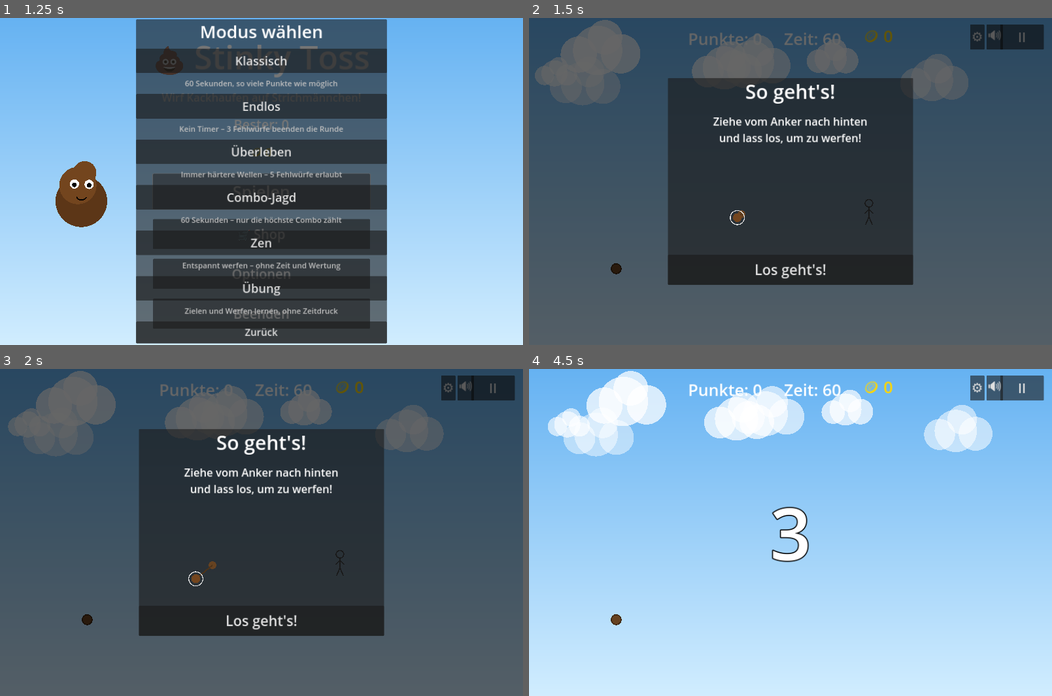
Above: before the commit, frames 1-4 (two rows, left to right).
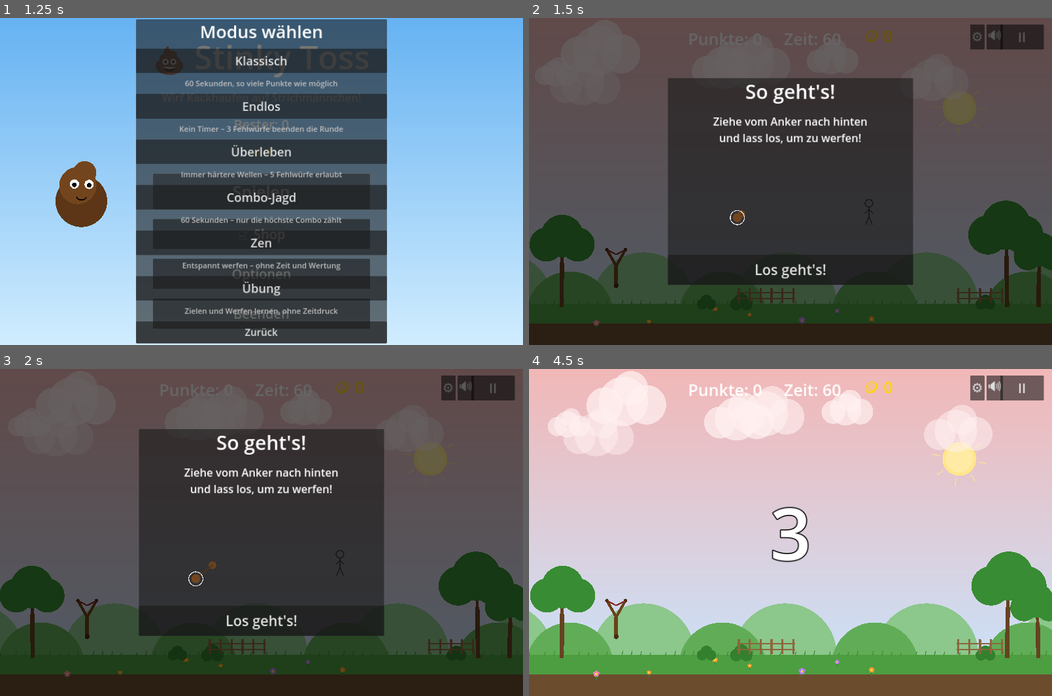
Above: after the commit, the same moments.

Repository: vCodeAI193/MrPoopsFace
Game: Godot game, scene res://scenes/MainMenu.tscn
Same seed, same stepped clock (60 frames per second), same inputs: the game is played once before the commit and once after it.
Inputs:
- Up to frame 1 (1.25 s): click "Spielen" at 0.5 s
- Up to frame 2 (1.5 s): click "Klassisch" at 1.25 s
- Up to frame 3 (2 s): no input
- Up to frame 4 (4.5 s): click "II" at 2 s; click "🔊" at 2.75 s; click "⚙" at 3.5 s; click "Los geht's!" at 4.25 s

Frame 1 is identical in both runs. In frame 2, 52% of the frame differs, in the area x 0-100%, y 0-100%; in frame 3, 52%; in frame 4, 94%.

Commit message:
Add graphics polish: landscape, real slingshot, shadows, daytime moods (F063/F065/F071/F150/F153)
The game previously played on a bare sky gradient with an invisible floor.
All additions stay procedural (_draw), no external assets:

- F065: Visible ground - grass strip with dirt layer and ~48 grass blades
  along the edge, plus two depth layers of hill silhouettes
- F071: Decoration layer randomized per round: 7 flowers (5-petal + yellow
  center), 3 bushes, 2 wooden fences - all drawn behind the Maennchen
- F153: Three trees at the screen edges with wind-swaying crowns (trunk
  follows the sway)
- F063: Random daytime mood per round (Morgen/Tag/Abend) - recolors the sky
  gradient at runtime, tints hills/grass/clouds, and draws a sun with a
  slowly rotating ray crown (low orange sun in the evening)
- F150: The slingshot is now a real wooden Y-fork with two rubber bands
  running to a leather pad at the drag position; bands hang slack when idle
  and the fork trembles proportionally to draw tension while aiming
- Maennchen get a soft shadow ellipse at their feet, drawn on the Area2D so
  it stays grounded when the body tips over, and it shrinks with jump height

Co-Authored-By: Claude Fable 5 <noreply@anthropic.com>
Claude-Session: https://claude.ai/code/session_01Y4LgaJYXTrxRBXMj8yC8ci

Diff:
--- a/scripts/Maennchen.gd
+++ b/scripts/Maennchen.gd
@@ -73,10 +73,11 @@
 	elif position.x > view_width - 80.0 and _direction > 0:
 		_direction = -1
 
-	# Sprungbewegung (F022)
+	# Sprungbewegung (F022); Schatten schrumpft mit der Höhe → neu zeichnen
 	if jump_height > 0.0:
 		_jump_phase += delta * 2.8
 		position.y = _base_y - abs(sin(_jump_phase)) * jump_height
+		queue_redraw()
 
 	# Zzz-Effekt beim Schlafen (F032)
 	if sleeping:
@@ -94,6 +95,16 @@
 				break
 
 	_body.queue_redraw()
+
+
+## Schatten an den Füßen; bleibt beim Springen am Boden und schrumpft
+## mit der Höhe. Zeichnet auf dem Area2D selbst, damit er beim Umfallen
+## der Figur (nur _body rotiert) liegen bleibt.
+func _draw() -> void:
+	var jump_offset: float = maxf(_base_y - position.y, 0.0)
+	var shrink: float = clampf(1.0 - jump_offset / 260.0, 0.4, 1.0)
+	draw_set_transform(Vector2(0, 58.0 + jump_offset), 0.0, Vector2(shrink, 0.3 * shrink))
+	draw_circle(Vector2.ZERO, 30.0, Color(0, 0, 0, 0.16))
 
 
 ## Wird aufgerufen, wenn ein Körper (der Kackhaufen) das Männchen berührt.
--- a/scripts/Main.gd
+++ b/scripts/Main.gd
@@ -61,6 +61,31 @@
 # F075 – Animierte Wolken
 var _clouds: Array = []
 
+# F063 – Tageszeit-Stimmungen: Himmel, Sonne und Farb-Tint pro Runde
+const DAYTIMES: Dictionary = {
+	"morgen": {
+		"sky_top": Color(0.95, 0.72, 0.72), "sky_bottom": Color(0.78, 0.9, 1.0),
+		"sun": Color(1.0, 0.9, 0.55), "sun_pos": Vector2(1580, 330),
+		"green": 1.0, "cloud": Color(1.0, 0.94, 0.94),
+	},
+	"tag": {
+		"sky_top": Color(0.4, 0.7, 0.95), "sky_bottom": Color(0.82, 0.93, 1.0),
+		"sun": Color(1.0, 0.95, 0.4), "sun_pos": Vector2(1620, 210),
+		"green": 1.0, "cloud": Color(1.0, 1.0, 1.0),
+	},
+	"abend": {
+		"sky_top": Color(0.9, 0.5, 0.28), "sky_bottom": Color(0.6, 0.4, 0.62),
+		"sun": Color(1.0, 0.45, 0.2), "sun_pos": Vector2(1560, 480),
+		"green": 0.78, "cloud": Color(1.0, 0.82, 0.78),
+	},
+}
+var _daytime: String = "tag"
+var _sun_phase: float = 0.0
+
+# F065/F071/F153 – Landschafts-Deko und Bäume
+var _decorations: Array = []
+var _trees: Array = []
+
 # F123 – Toast-Benachrichtigungen
 var _toast_label: Label
 var _toast_tween: Tween
@@ -132,6 +157,11 @@
 	# Wolken initialisieren (F075)
 	_init_clouds()
 
+	# Tageszeit würfeln und Himmel umfärben (F063); Landschaft aufbauen (F065/F071/F153)
+	_daytime = DAYTIMES.keys()[randi() % DAYTIMES.size()]
+	_apply_daytime_sky()
+	_init_scenery()
+
 	# Toast-Label für Benachrichtigungen erstellen (F123)
 	_toast_label = Label.new()
 	_toast_label.visible = false
@@ -202,6 +232,11 @@
 		if cloud["pos"].x > 2200:
 			cloud["pos"].x = -280
 			cloud["pos"].y = randf_range(70, 330)
+
+	# Sonnenstrahlen rotieren (F063) und Bäume schwanken lassen (F153)
+	_sun_phase += delta * 0.3
+	for tree in _trees:
+		tree["phase"] += delta * 1.3
 	queue_redraw()
 
 	# Combo-Fortschrittsbalken aktualisieren (F119)
@@ -581,21 +616,153 @@
 		})
 
 
-## Zeichnet alle Wolken hinter der Spielszene (F075).
+## Färbt den Himmel-Gradient passend zur Tageszeit um (F063).
+func _apply_daytime_sky() -> void:
+	var day: Dictionary = DAYTIMES[_daytime]
+	var sky: TextureRect = $BackgroundLayer/Sky
+	var tex: GradientTexture2D = sky.texture
+	if tex and tex.gradient:
+		tex.gradient.set_color(0, day["sky_top"])
+		tex.gradient.set_color(1, day["sky_bottom"])
+
+
+## Würfelt Blumen, Büsche, Zaunstücke und Bäume für die Landschaft (F065/F071/F153).
+func _init_scenery() -> void:
+	const FLOWER_COLORS: Array = [
+		Color(0.95, 0.5, 0.7), Color(1.0, 1.0, 1.0), Color(0.95, 0.6, 0.2),
+		Color(0.7, 0.5, 0.95),
+	]
+	for i in 7:
+		_decorations.append({
+			"type": "flower",
+			"pos": Vector2(randf_range(80, 1850), randf_range(1065, 1130)),
+			"color": FLOWER_COLORS[randi() % FLOWER_COLORS.size()],
+			"size": randf_range(8.0, 13.0),
+		})
+	for i in 3:
+		_decorations.append({
+			"type": "bush",
+			"pos": Vector2(randf_range(150, 1800), 1050.0),
+			"size": randf_range(30.0, 52.0),
+		})
+	_decorations.append({"type": "fence", "pos": Vector2(randf_range(560, 860), 1046.0), "size": 200.0})
+	_decorations.append({"type": "fence", "pos": Vector2(randf_range(1250, 1600), 1046.0), "size": 160.0})
+	# Bäume an den Bildrändern, damit die Spielfläche frei bleibt (F153)
+	for data in [[120.0, 260.0], [1755.0, 300.0], [1870.0, 210.0]]:
+		_trees.append({"x": data[0], "h": data[1], "phase": randf() * TAU})
+
+
+## Zeichnet Himmelskörper, Wolken und Landschaft hinter der Spielszene.
 func _draw() -> void:
+	var day: Dictionary = DAYTIMES[_daytime]
+	var g: float = day["green"]
+
+	# --- Sonne mit langsam rotierendem Strahlenkranz (F063) ---
+	var sun_pos: Vector2 = day["sun_pos"]
+	var sun_col: Color = day["sun"]
+	for i in 8:
+		var a: float = _sun_phase + TAU * float(i) / 8.0
+		var dir: Vector2 = Vector2(cos(a), sin(a))
+		draw_line(sun_pos + dir * 72.0, sun_pos + dir * 100.0,
+			Color(sun_col.r, sun_col.g, sun_col.b, 0.6), 5.0)
+	draw_circle(sun_pos, 62.0, sun_col)
+	draw_circle(sun_pos, 50.0, sun_col.lightened(0.2))
+
+	# --- Wolken (F075) ---
 	for c in _clouds:
-		_draw_cloud(c["pos"], c["size"], c["alpha"])
-
-
-## Zeichnet eine einzelne Wolke aus drei überlappenden Kreisen.
-func _draw_cloud(pos: Vector2, size: float, alpha: float) -> void:
-	var col: Color = Color(1, 1, 1, alpha)
+		_draw_cloud(c["pos"], c["size"], c["alpha"], day["cloud"])
+
+	# --- Hügel in zwei Tiefenebenen (F065) ---
+	var hill_back: Color = Color(0.55 * g, 0.78 * g, 0.55 * g)
+	var hill_front: Color = Color(0.38 * g, 0.68 * g, 0.34 * g)
+	for i in 5:
+		draw_circle(Vector2(-100 + i * 520.0, 1050.0), 190.0, hill_back)
+	for i in 4:
+		draw_circle(Vector2(150 + i * 560.0, 1090.0), 160.0, hill_front)
+
+	# --- Boden: Gras + Erdstreifen (F065) ---
+	var grass: Color = Color(0.3 * g, 0.62 * g, 0.25 * g)
+	var earth: Color = Color(0.42 * g, 0.3 * g, 0.18 * g)
+	draw_rect(Rect2(0, 1050, 1920, 70), grass)
+	draw_rect(Rect2(0, 1120, 1920, 80), earth)
+	# Grashalme entlang der Oberkante (deterministisch aus dem Index)
+	var blade: Color = Color(0.24 * g, 0.55 * g, 0.2 * g)
+	for i in 48:
+		var x: float = i * 40.0 + fmod(i * 17.0, 23.0)
+		var h: float = 10.0 + 8.0 * absf(sin(i * 3.7))
+		draw_line(Vector2(x, 1052), Vector2(x + 4.0, 1052 - h), blade, 3.0)
+
+	# --- Deko: Zäune, Büsche, Blumen (F071) ---
+	for deco in _decorations:
+		match deco["type"]:
+			"fence":
+				_draw_fence(deco["pos"], deco["size"])
+			"bush":
+				_draw_bush(deco["pos"], deco["size"], g)
+			"flower":
+				_draw_flower(deco["pos"], deco["size"], deco["color"], g)
+
+	# --- Schwankende Bäume (F153) ---
+	for tree in _trees:
+		_draw_tree(tree, g)
+
+
+## Zeichnet eine einzelne Wolke aus überlappenden Kreisen; Farbe je Tageszeit.
+func _draw_cloud(pos: Vector2, size: float, alpha: float, tint: Color = Color.WHITE) -> void:
+	var col: Color = Color(tint.r, tint.g, tint.b, alpha)
 	draw_circle(pos, size * 0.6, col)
 	draw_circle(pos + Vector2(size * 0.56, size * 0.08), size * 0.48, col)
 	draw_circle(pos + Vector2(-size * 0.46, size * 0.1), size * 0.44, col)
 	draw_circle(pos + Vector2(size * 0.18, -size * 0.32), size * 0.42, col)
 
 
+## Zaunstück aus Latten und zwei Querbalken (F071).
+func _draw_fence(pos: Vector2, width: float) -> void:
+	var wood: Color = Color(0.55, 0.4, 0.24)
+	var posts: int = int(width / 40.0)
+	for i in posts + 1:
+		var x: float = pos.x + i * 40.0
+		draw_line(Vector2(x, pos.y), Vector2(x, pos.y - 52.0), wood, 8.0)
+		draw_circle(Vector2(x, pos.y - 52.0), 4.0, wood)
+	for rail_y in [-38.0, -16.0]:
+		draw_line(Vector2(pos.x - 6, pos.y + rail_y),
+			Vector2(pos.x + posts * 40.0 + 6, pos.y + rail_y), wood, 6.0)
+
+
+## Busch aus drei dunkelgrünen Kreisen (F071).
+func _draw_bush(pos: Vector2, size: float, g: float) -> void:
+	var col: Color = Color(0.2 * g, 0.5 * g, 0.18 * g)
+	draw_circle(pos + Vector2(-size * 0.5, 0), size * 0.6, col)
+	draw_circle(pos + Vector2(size * 0.5, 0), size * 0.6, col)
+	draw_circle(pos + Vector2(0, -size * 0.35), size * 0.7, col)
+
+
+## Blume: Stiel, fünf Blütenblätter, gelbe Mitte (F071).
+func _draw_flower(pos: Vector2, size: float, color: Color, g: float) -> void:
+	draw_line(pos, pos + Vector2(0, size * 1.8), Color(0.25 * g, 0.5 * g, 0.2 * g), 3.0)
+	for i in 5:
+		var a: float = TAU * float(i) / 5.0 - PI / 2.0
+		draw_circle(pos + Vector2(cos(a), sin(a)) * size * 0.55, size * 0.42, color)
+	draw_circle(pos, size * 0.34, Color(1.0, 0.85, 0.2))
+
+
+## Baum mit Stamm und im Wind schwankender Krone (F153).
+func _draw_tree(tree: Dictionary, g: float) -> void:
+	var base: Vector2 = Vector2(tree["x"], 1060.0)
+	var h: float = tree["h"]
+	var sway: float = sin(tree["phase"]) * 7.0
+	var crown: Vector2 = base + Vector2(sway, -h)
+	var trunk: Color = Color(0.4, 0.26, 0.13)
+	var leaves: Color = Color(0.22 * g, 0.55 * g, 0.2 * g)
+	# Stamm folgt der Krone leicht
+	draw_line(base, base + Vector2(sway * 0.4, -h * 0.62), trunk, 16.0)
+	draw_line(base + Vector2(sway * 0.4, -h * 0.62), crown, trunk, 11.0)
+	# Krone aus drei Kreisen
+	draw_circle(crown, h * 0.3, leaves)
+	draw_circle(crown + Vector2(-h * 0.22, h * 0.12), h * 0.24, leaves)
+	draw_circle(crown + Vector2(h * 0.22, h * 0.12), h * 0.24, leaves)
+
+
 # --- Audio (F135, F136, F138, F140) ---
 
 ## Gibt den Countdown-Tick-Sound aus (F138)
--- a/scripts/Player.gd
+++ b/scripts/Player.gd
@@ -83,6 +83,10 @@
 		_aura_phase += delta
 		queue_redraw()
 
+	# Beim Zielen jede Frame neu zeichnen, damit das Spann-Zittern läuft (F150)
+	if _aiming:
+		queue_redraw()
+
 
 ## Merkt sich den aktuellen Combo-Stand für die Aura-Darstellung.
 func _on_combo_changed(new_combo: int) -> void:
@@ -216,11 +220,30 @@
 		draw_circle(Vector2.ZERO, radius, col)
 		draw_arc(Vector2.ZERO, radius, 0, TAU, 32, Color(1.0, 0.8, 0.2, 0.5), 4.0)
 
-	# Anker der Schleuder (immer sichtbar)
-	draw_circle(Vector2.ZERO, 18.0, Color(0.4, 0.26, 0.13))
-	draw_arc(Vector2.ZERO, 18.0, 0, TAU, 24, Color(0.25, 0.16, 0.08), 4.0)
+	# --- Holz-Schleuder-Gabel mit Spann-Wackeln (F150) ---
+	var wood: Color = Color(0.42, 0.26, 0.1)
+	var wood_dark: Color = Color(0.28, 0.17, 0.07)
+	var tension: float = 0.0
+	if _aiming:
+		tension = clampf(_drag_current.length() / max_drag_distance, 0.0, 1.0)
+	# Zittern proportional zur Spannung (F150)
+	var wobble: float = sin(Time.get_ticks_msec() * 0.04) * 3.0 * tension
+	var tip_l: Vector2 = Vector2(-34.0 + wobble, -70.0)
+	var tip_r: Vector2 = Vector2(34.0 + wobble, -70.0)
+	# Stiel und Gabel-Arme
+	draw_line(Vector2(0, 62), Vector2(0, -10), wood, 15.0)
+	draw_line(Vector2(0, -10), tip_l, wood, 10.0)
+	draw_line(Vector2(0, -10), tip_r, wood, 10.0)
+	draw_circle(Vector2(0, 62), 9.0, wood_dark)
+	draw_circle(tip_l, 6.5, wood_dark)
+	draw_circle(tip_r, 6.5, wood_dark)
 
 	if not _aiming or _drag_current == Vector2.ZERO:
+		# Entspanntes Gummiband hängt leicht zwischen den Gabelspitzen durch
+		var band: Color = Color(0.5, 0.15, 0.12)
+		var mid: Vector2 = Vector2(0, -52)
+		draw_line(tip_l, mid, band, 5.0)
+		draw_line(mid, tip_r, band, 5.0)
 		return
 
 	# --- Wurf-Kraftanzeige (F001) und Mindest-/Höchstkraft-Markierungen (F002) ---
@@ -246,8 +269,13 @@
 	draw_line(Vector2(BAR_X - 5, BAR_Y), Vector2(BAR_X + BAR_W + 5, BAR_Y),
 		Color(1.0, 0.25, 0.1, 0.9), 3.0)
 
-	# Gummiband der Schleuder (vom Anker zur Zugposition)
-	draw_line(Vector2.ZERO, _drag_current, Color(0.3, 0.2, 0.1), 6.0)
+	# Zwei gespannte Gummibänder von den Gabelspitzen zum Leder-Pad (F150)
+	var band_col: Color = Color(0.5, 0.15, 0.12)
+	draw_line(tip_l, _drag_current, band_col, 6.0)
+	draw_line(tip_r, _drag_current, band_col, 6.0)
+	# Leder-Pad an der Zugposition
+	draw_circle(_drag_current, 15.0, Color(0.35, 0.22, 0.1))
+	draw_arc(_drag_current, 15.0, 0, TAU, 20, wood_dark, 3.0)
 
 	# --- Vorschau der Flugbahn als gepunktete Parabel ---
 	# Länge hängt vom Modus ab: lernfreundliche Modi zeigen alles,
Not shown, changed: BACKLOG.md
